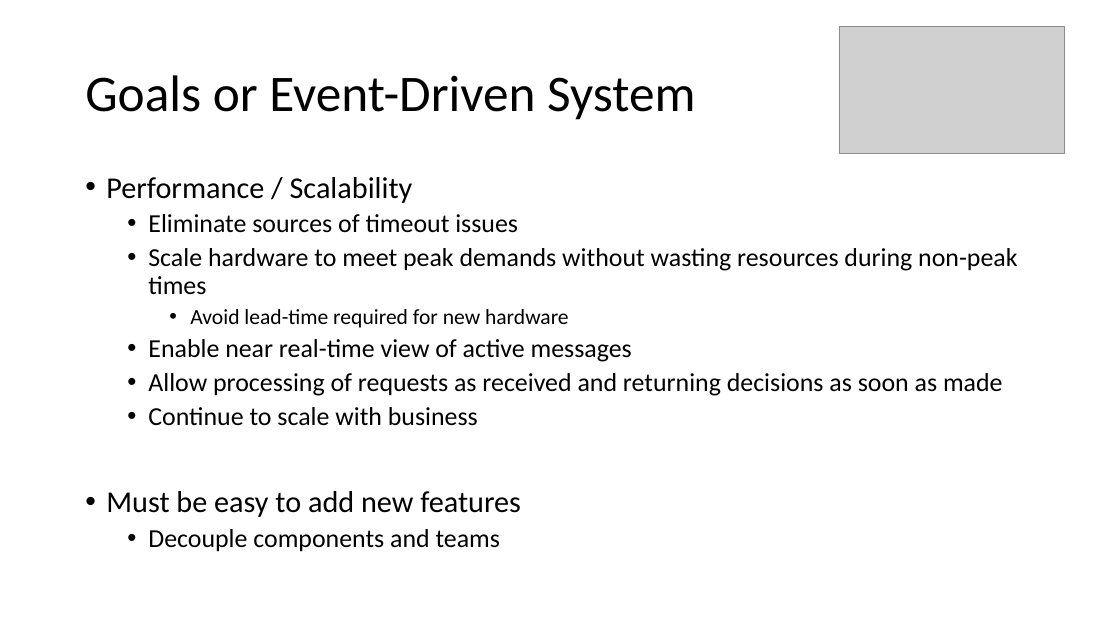
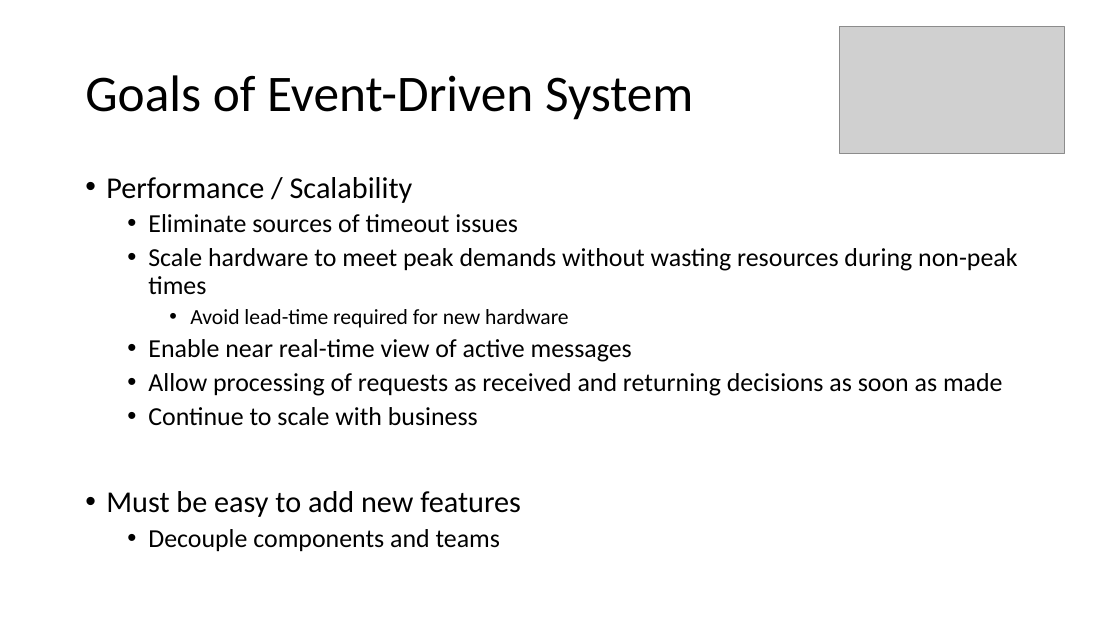
Before and after one commit to scottctr/EdaWorkshop, a slide deck: slide 11 of EventDrivenArchitectureWorkshop.pptx. Drawn at 1120x630 pixels with LibreOffice and Linux fonts; fonts in the diff are those of the drawing; grey boxes stand for pictures. Boxes give left, top, right and bottom in pixels: in the first picture for what was removed or moved away, otherwise in the second. Text is boxed around its words. In the diff, an @@ line names an element or a change of style, - is before the commit and + after.

```diff
--- a/EventDrivenArchitectureWorkshop.pptx
+++ b/EventDrivenArchitectureWorkshop.pptx
@@ title at box(85, 75, 693, 120): text changed @@
-Goals or Event-Driven System
+Goals of Event-Driven System
```
Also in this commit, not shown: 6 other slides changed, 12 slides added, 1 other file.
